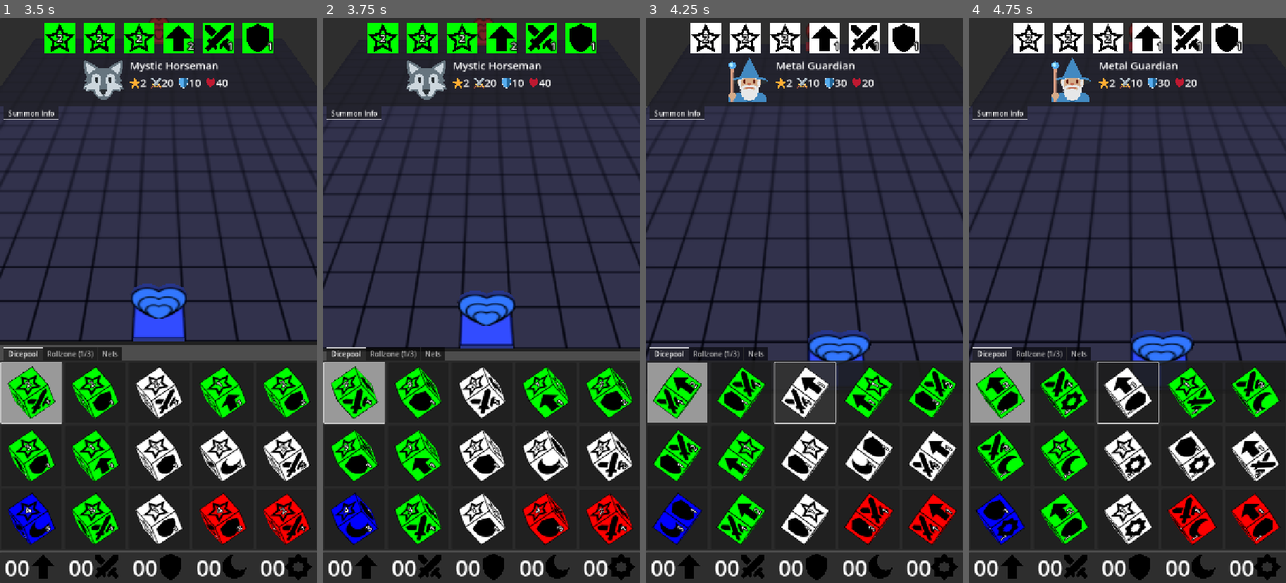
Above: before the commit, frames 1-4 (left to right).
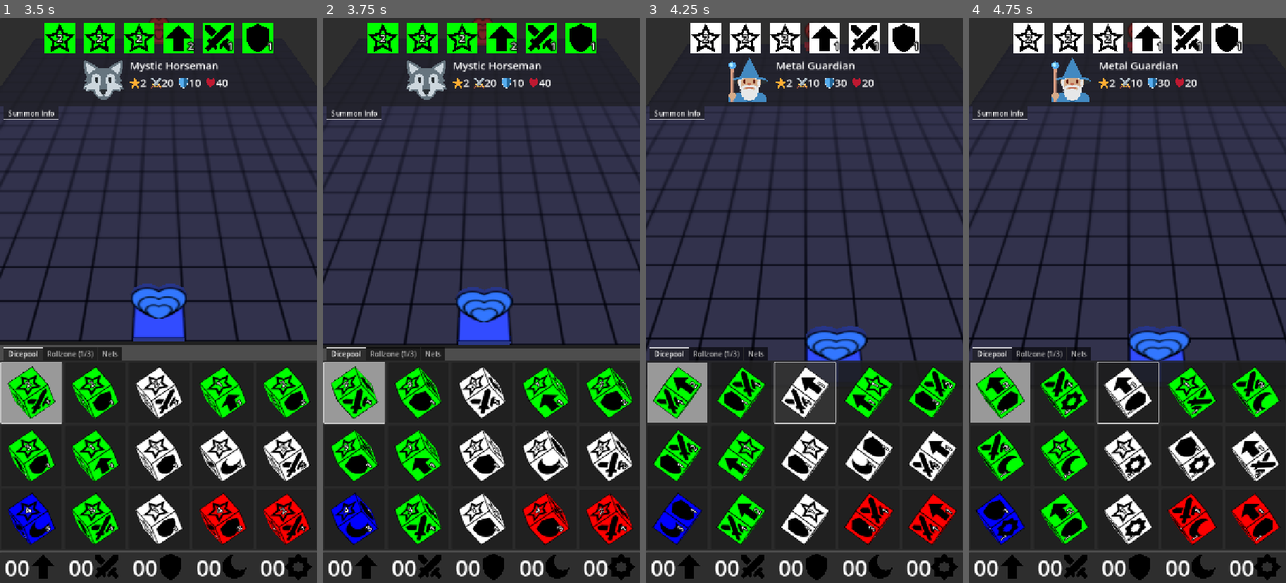
Above: after the commit, the same moments.

Repository: francocurotto/DDMre
Game: Godot game, scene res://scenes/duel.tscn
The game is run twice, just before and just after one commit, with the same random seed, the same clock (stepped at 60 frames per second) and the same inputs.
Inputs (mouse positions are in pixels of both pictures, inside the frame that each line leads up to):
- Up to frame 1 (3.5 s): click (31, 390) at 0.52 s; click (31, 390) at 1.27 s; click (31, 390) at 2.02 s; move the mouse to (228, 272) at 2.77 s; click (228, 272) at 2.92 s
- Up to frame 2 (3.75 s): drag from (418, 328) to (465, 413) at 3.52 s
- Up to frame 3 (4.25 s): no input
- Up to frame 4 (4.75 s): move the mouse to (1159, 176) at 4.27 s; click (1159, 176) at 4.42 s

Frame 1 is identical in both runs. In frame 2, 5.4% of the frame differs, in the area x 0-100%, y 0-59%; in frame 3, 5.7%, in the area x 0-100%, y 0-65%; in frame 4, 5.7%.

Commit message:
new touch controls

Diff:
--- a/source/scenes/player_gui/touch_controls/touch_controls.gd
+++ b/source/scenes/player_gui/touch_controls/touch_controls.gd
@@ -38,22 +38,28 @@
 	if not disabled:
 		if event is InputEventScreenTouch and event.pressed:
 			if get_global_rect().has_point(event.position):
-				touch_flag = true
-				touch_position = viewport.get_mouse_position()
-				touch_pressed.emit()
+				if event.index == 0:
+					touch_flag = true
+					touch_position = viewport.get_mouse_position()
+					touch_pressed.emit()
 		elif event is InputEventScreenDrag and touch_flag:
-			drag_flag = true
-			velocity = event.velocity
-			dragging.emit()
-			if not threshold_flag and is_threshold_exceeded():
-				threshold_flag = true
-				threshold_exceeded.emit(get_drag_angle(event))
+			if event.index == 0:
+				drag_flag = true
+				velocity = event.velocity
+				if not threshold_flag and is_threshold_exceeded():
+					threshold_flag = true
+					threshold_exceeded.emit(get_drag_angle(event))
+				else:
+					dragging.emit()
+			elif event.index == 1:
+				print("multitouch drag")
 		elif event is InputEventScreenTouch and not event.pressed and touch_flag:
-			if drag_flag:
-				drag_released.emit()
-			elif touch_flag:
-				touch_released.emit()
-			reset_flags()
+			if event.index == 0:
+				if drag_flag:
+					drag_released.emit()
+				elif touch_flag:
+					touch_released.emit()
+				reset_flags()
 #endregion
 
 #region public functions
